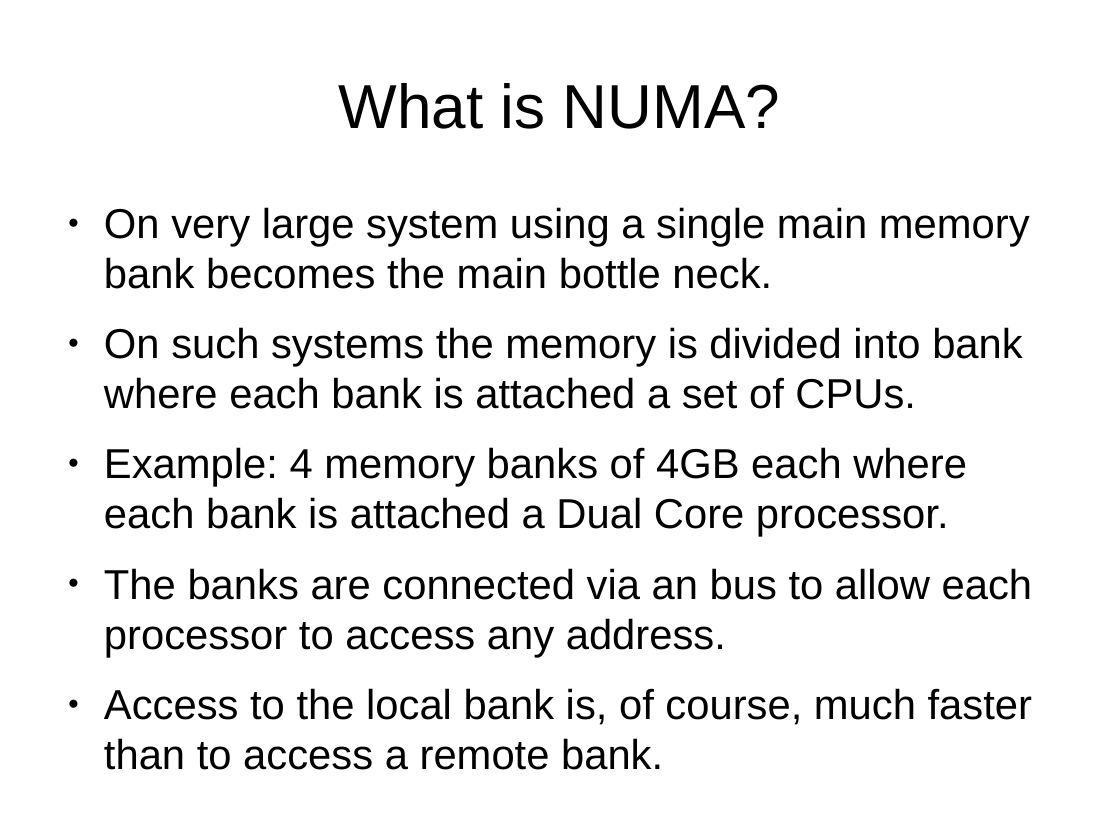
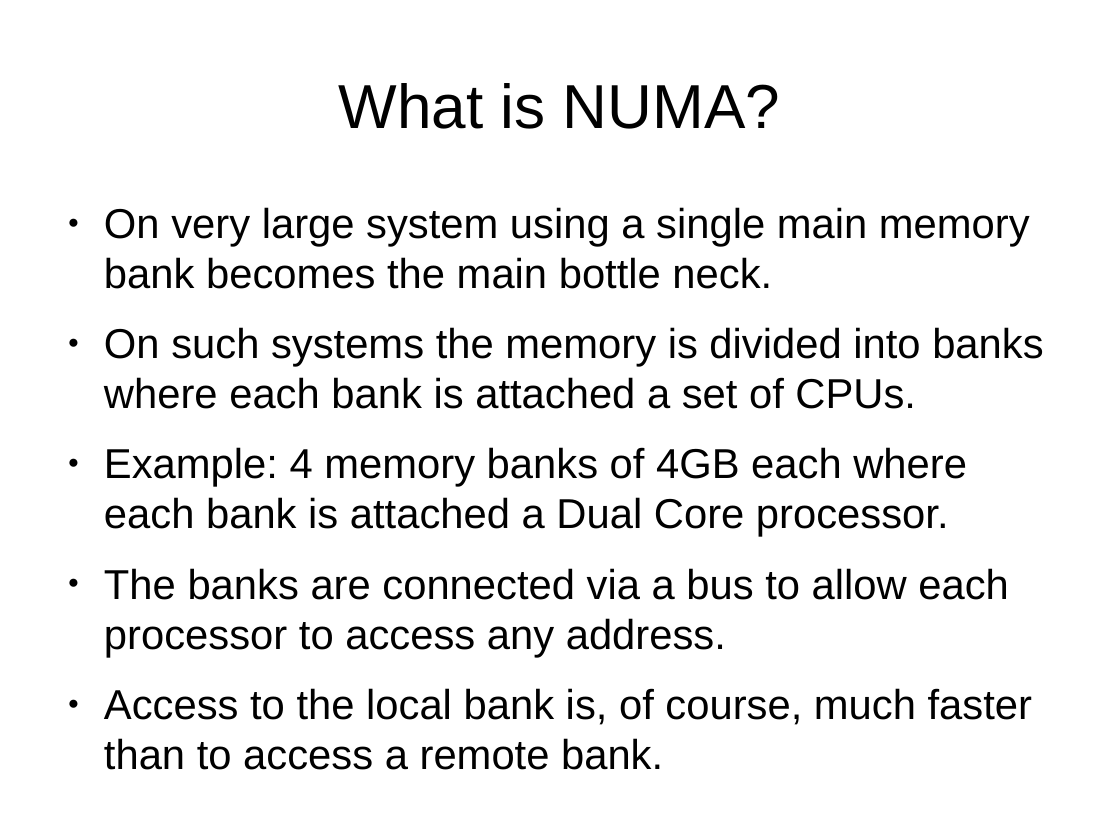
Before and after one commit to veltzer/demos-linux, a slide deck: slide 37 of doc/multicore.odp. Drawn at 1120x840 pixels with LibreOffice and Linux fonts; fonts in the diff are those of the drawing. Boxes give left, top, right and bottom in pixels: in the first picture for what was removed or moved away, otherwise in the second. Text is boxed around its words. In the diff, an @@ line names an element or a change of style, - is before the commit and + after.

```diff
--- a/doc/multicore.odp
+++ b/doc/multicore.odp
@@ text at [104, 327, 1043, 409]: text changed @@
-● On such systems the memory is divided into bank where each bank is attached a set of CPUs.
+● On such systems the memory is divided into banks where each bank is attached a set of CPUs.
@@ text at [104, 568, 1009, 657]: text changed @@
-● The banks are connected via an bus to allow each processor to access any address.
+● The banks are connected via a bus to allow each processor to access any address.
```
Also in this commit, not shown: 2 other slides changed, 1 other file.
